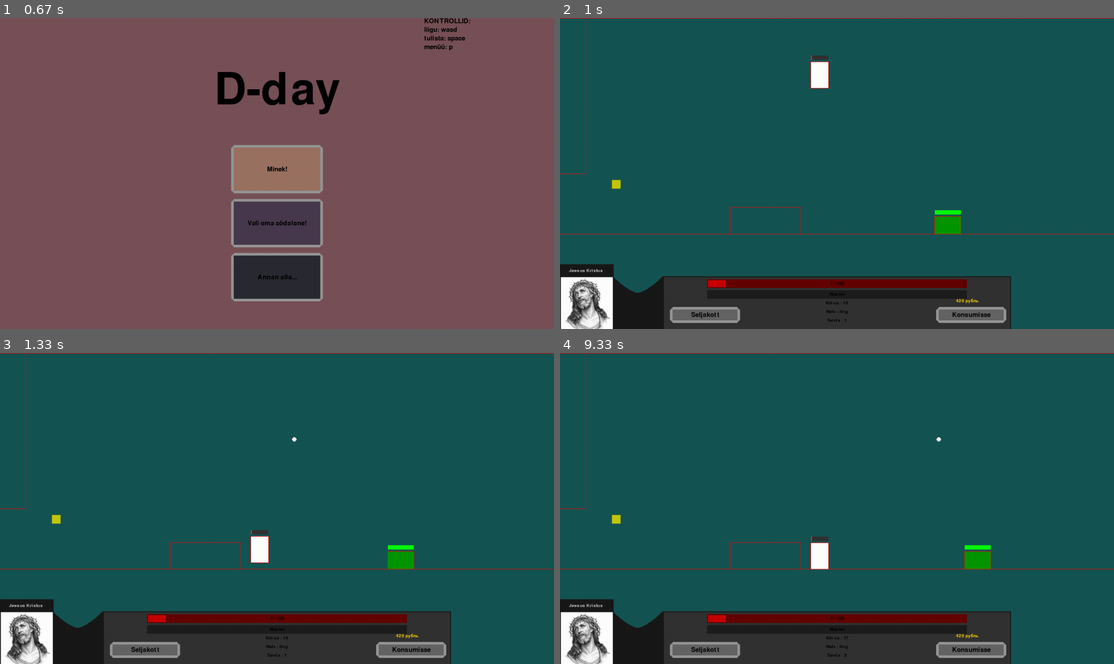
Above: before the commit, frames 1-4 (two rows, left to right).
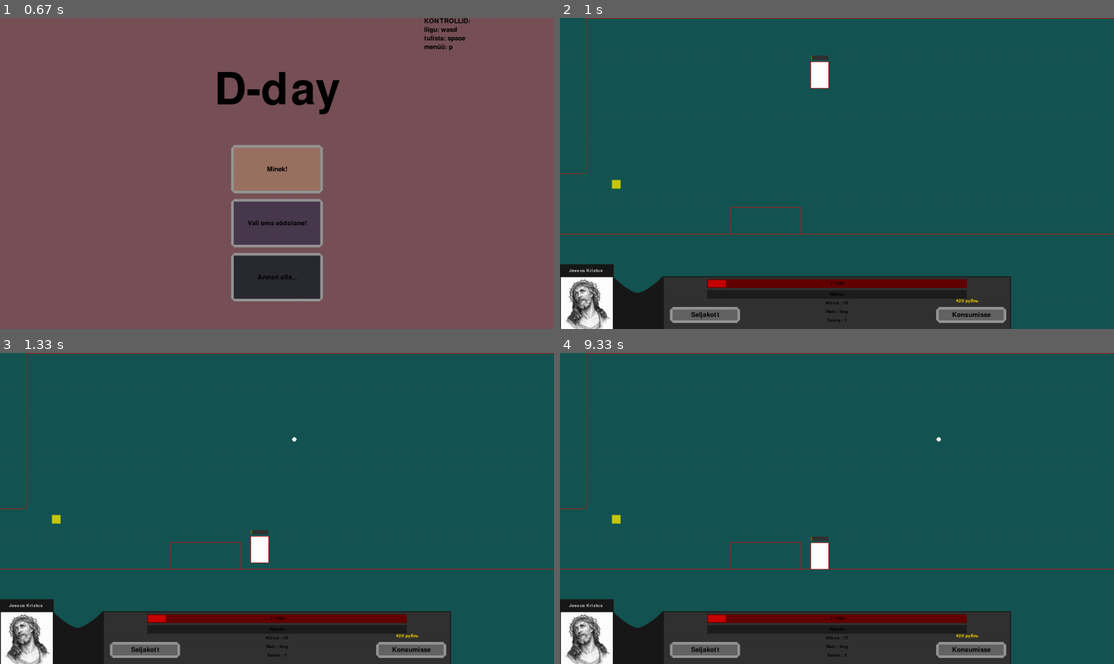
Above: after the commit, the same moments.

Repository: KarupoegPuhh/2020-projekt
Game: pygame game, started from MAIN.py
The game is run twice, just before and just after one commit, with the same random seed, the same clock (stepped at 60 frames per second) and the same inputs.
Inputs (mouse positions are in pixels of both pictures, inside the frame that each line leads up to):
- Up to frame 1 (0.67 s): no input
- Up to frame 2 (1 s): click (814, 185) at 0.88 s
- Up to frame 3 (1.33 s): tap Space at 1.17 s
- Up to frame 4 (9.33 s): click "Seljakott" at 1.55 s; click "Viigipüksid" at 1.88 s; click "Viigipüksid" at 2.22 s; click "Ling" at 2.55 s; click (665, 580) at 2.88 s; click (903, 536) at 3.22 s; click "Sandaalid" at 4.05 s; click (1047, 626) at 4.38 s; click "Viigipüksid" at 5.28 s; click (1036, 483) at 5.62 s; click "Sandaalid" at 6.28 s; click (704, 561) at 6.62 s; click "Ling" at 7.38 s; click (715, 449) at 7.72 s; click "Jätkan!" at 9.12 s

Frame 1 is identical in both runs. In frame 2, 0.4% of the frame differs, in the area x 0-73%, y 0-70%; in frame 3, 0.4%; in frame 4, 0.4%, in the area x 0-78%, y 0-70%.

Commit message:
maailma muutused

Diff:
--- a/ekraanid.py
+++ b/ekraanid.py
@@ -5,44 +5,43 @@
 
 def screenide_loomine():
     return {0:{#korrus
-        1:[Põrand(-17,1296,500,738),Põrand(394,556,438,500),Põrand(-17,59,0,360),Põrand(59,1280,-1,0)],
-        2:[Põrand(-23,1296,500,740),Põrand(0,1280,-1,0)],
-        3:[Põrand(0,1280,500,720),Põrand(820,1114,0,37),Põrand(194,1081,396,500),Põrand(341,991,303,396),Põrand(513,904,217,303),Põrand(618,818,136,217),Põrand(0,643,-1,0),Põrand(1112,1292,-1,0)],
-        4:[Põrand(160,231,429,500),Põrand(506,576,424,500),Põrand(826,1213,427,500),Põrand(0,1280,500,720),Põrand(0,1280,-1,0)],
-        5:[Põrand(81,168,423,500),Põrand(353,461,409,500),Põrand(933,1037,409,500),Põrand(0,1280,500,720),Põrand(1232,1280,0,500),Põrand(0,1280,0,1)],
-        0:[Põrand(-18,1296,500,743),Põrand(1220,1296,0,360)]
+            1:[Põrand(-17,1296,500,738),Põrand(394,556,438,500),Põrand(-17,59,-18,360),Põrand(59,1280,-1,0)],
+            2:[Põrand(-23,1296,500,740),Põrand(0,1280,-1,0)],
+            3:[Põrand(0,1280,500,720),Põrand(820,1114,0,37),Põrand(194,1081,396,500),Põrand(341,991,303,396),Põrand(513,904,217,303),Põrand(618,818,136,217),Põrand(0,643,-1,0),Põrand(1112,1292,-1,0)],
+            4:[Põrand(160,231,429,500),Põrand(506,576,424,500),Põrand(826,1213,427,500),Põrand(0,1280,500,720),Põrand(0,1280,-1,0)],
+            5:[Põrand(81,168,423,500),Põrand(353,461,409,500),Põrand(933,1037,409,500),Põrand(0,1280,500,720),Põrand(1232,1280,0,500),Põrand(0,1280,0,1)],
+            0:[Põrand(-18,1296,500,743),Põrand(1220,1296,-22,360)],
+            -1:[Põrand(-18,1296,500,743),Põrand(0,1280,-49,-1),Põrand(0,47,174,500),Põrand(47,564,174,247),Põrand(564,614,174,374),Põrand(137,203,454,500),Põrand(-50,-1,0,174)]
         },
         1:{#korrus
-        5:[Põrand(0,1280,500,720),Põrand(1204,1280,360,500),Põrand(523,570,0,391),Põrand(290,327,290,360),Põrand(145,290,290,327),Põrand(129,145,290,500),Põrand(0,1280,0,1)],
-        4:[Põrand(0,1280,500,720),Põrand(938,975,288,358),Põrand(975,1120,288,327),Põrand(1120,1136,288,500),Põrand(749,786,290,360),Põrand(604,749,290,327),Põrand(588,604,290,500),Põrand(191,228,288,358),Põrand(228,373,288,327),Põrand(373,389,288,500),Põrand(0,1280,0,1),Põrand(-106,40,96,163)],
-        3:[Põrand(910,1280,500,720),Põrand(0,640,500,720),Põrand(226,799,256,323),Põrand(1134,1374,96,163),Põrand(0,1280,0,1),Põrand(0,15,-9,351),Põrand(820,1114,712,741)],
-        2:[Põrand(-23,1300,500,735),Põrand(0,132,0,360),Põrand(1123,1280,-12,348)],
-        1:[Põrand(-23,1300,500,735),Põrand(0,36,0,500),Põrand(584,638,-16,344),Põrand(1021,1148,305,360),Põrand(713,840,258,313),Põrand(1021,1148,137,192),Põrand(713,840,39,94),Põrand(1148,1280,0,360),Põrand(36,713,-1,0),Põrand(1021,1280,-1,0),Põrand(1021,1148,-43,12)],
-        6:[Põrand(353,473,505,551),Põrand(1031,1151,505,551),Põrand(845,965,360,406),Põrand(487,607,360,406),Põrand(650,770,213,259)]
+            5:[Põrand(0,1280,500,720),Põrand(1204,2280,360,500),Põrand(523,570,0,391),Põrand(290,327,290,360),Põrand(145,290,290,327),Põrand(129,145,290,500),Põrand(0,1280,0,1)],
+            4:[Põrand(0,1280,500,720),Põrand(938,975,288,358),Põrand(975,1120,288,327),Põrand(1120,1136,288,500),Põrand(749,786,290,360),Põrand(604,749,290,327),Põrand(588,604,290,500),Põrand(191,228,288,358),Põrand(228,373,288,327),Põrand(373,389,288,500),Põrand(0,1280,0,1),Põrand(-106,40,96,163)],
+            3:[Põrand(910,1280,500,720),Põrand(0,640,500,720),Põrand(226,799,300,320),Põrand(1134,1374,96,163),Põrand(0,1280,0,1),Põrand(0,15,-9,351),Põrand(820,1114,712,741)],
+            2:[Põrand(-23,1300,500,735),Põrand(0,132,0,360),Põrand(1123,1280,-12,348)],
+            1:[Põrand(0,36,0,500),Põrand(584,638,-16,344),Põrand(959,1148,305,360),Põrand(638,840,258,313),Põrand(1005,1148,137,192),Põrand(713,878,52,107),Põrand(1148,1280,-7,360),Põrand(36,713,-27,0),Põrand(1021,1280,-27,-1),Põrand(-23,1300,500,735),Põrand(638,713,-7,107)],
+            6:[Põrand(353,473,505,551),Põrand(1031,1151,505,551),Põrand(845,965,360,406),Põrand(487,607,360,406),Põrand(650,770,213,259),Põrand(-31,96,360,500),Põrand(0,1280,0,1)]
         },
         2:{
-        5:[Põrand(0,1280,500,720),Põrand(1204,1280,360,500),Põrand(523,570,0,391),Põrand(290,327,290,360),Põrand(145,290,290,327),Põrand(129,145,290,500),Põrand(0,1280,0,1)],
-        4:[Põrand(0,1280,500,720),Põrand(938,975,288,358),Põrand(975,1120,288,327),Põrand(1120,1136,288,500),Põrand(749,786,290,360),Põrand(604,749,290,327),Põrand(588,604,290,500),Põrand(191,228,288,358),Põrand(228,373,288,327),Põrand(373,389,288,500),Põrand(0,1280,0,1),Põrand(-106,40,96,163)],
-        3:[Põrand(910,1280,500,720),Põrand(0,640,500,720),Põrand(226,799,256,323),Põrand(1134,1374,96,163),Põrand(0,1280,0,1),Põrand(0,15,-9,351),Põrand(820,1114,712,741)],
-        2:[Põrand(-23,1300,500,735),Põrand(0,132,0,360),Põrand(1123,1280,-12,348)],
-        1:[Põrand(-23,1300,500,735),Põrand(0,36,0,500),Põrand(584,638,-16,344),Põrand(1021,1148,305,360),Põrand(713,840,258,313),Põrand(1021,1148,137,192),Põrand(713,840,39,94),Põrand(1148,1280,0,360),Põrand(36,713,-1,0),Põrand(1021,1280,-1,0),Põrand(1021,1148,-43,12)],
-        6:[Põrand(353,473,505,551),Põrand(1031,1151,505,551),Põrand(845,965,360,406),Põrand(487,607,360,406),Põrand(650,770,213,259)]
-        },
+            5:[Põrand(-23,1300,500,735),Põrand(1233,1280,0,500),Põrand(810,1233,417,500),Põrand(1081,1233,168,251),Põrand(919,1233,334,417),Põrand(1009,1233,251,334),Põrand(1153,1233,85,168),Põrand(96,687,298,360),Põrand(371,405,0,298),Põrand(0,1058,0,1)],
+            4:[Põrand(223,1546,501,736),Põrand(0,223,640,720),Põrand(-678,115,501,541),Põrand(96,1183,298,360),Põrand(0,1280,0,1),Põrand(-80,12,-13,501)],
+            3:[Põrand(-968,355,500,735),Põrand(696,730,201,243),Põrand(565,696,219,243),Põrand(550,565,115,243),Põrand(353,989,400,423),Põrand(353,1280,640,720),Põrand(487,1280,500,540),Põrand(431,884,317,328),Põrand(884,925,115,328),Põrand(317,353,93,758),Põrand(1142,1280,-14,500),Põrand(353,961,93,115),Põrand(187,317,360,400),Põrand(187,317,198,238),Põrand(0,1144,-20,-1),Põrand(-18,85,-13,115)],
+            2:[Põrand(0,133,501,784),Põrand(0,133,501,784),Põrand(205,352,322,398),Põrand(853,949,430,501),Põrand(1125,1335,500,801),Põrand(0,133,-167,116),Põrand(1125,1295,-184,116),Põrand(544,640,322,393)],
+            1:[Põrand(1020,1147,665,719),Põrand(0,713,501,784),Põrand(1147,1280,501,784),Põrand(714,1003,501,534),Põrand(0,36,-19,501),Põrand(594,714,360,501),Põrand(172,363,233,273),Põrand(363,400,174,273),Põrand(36,154,326,370),Põrand(154,172,233,370),Põrand(4,1280,-33,-1),Põrand(1147,1280,-163,120)]},
         3:{
-        5:[Põrand(-23,906,500,735),Põrand(906,1054,667,720),Põrand(1233,1280,0,720),Põrand(288,653,338,400),Põrand(0,77,125,500),Põrand(653,720,0,400),Põrand(77,447,125,155),Põrand(447,499,80,155),Põrand(582,653,193,238),Põrand(236,288,293,400),Põrand(0,1280,0,1)],
-        4:[Põrand(-980,343,500,735),Põrand(1126,1280,125,670),Põrand(266,343,125,500),Põrand(948,1025,0,175),Põrand(343,1025,300,350),Põrand(343,1280,670,720),Põrand(458,1126,500,551),Põrand(458,948,125,175),Põrand(0,1280,0,1),Põrand(0,13,-9,362)],
-        3:[Põrand(-23,1300,500,735),Põrand(1048,1240,310,360),Põrand(999,1048,310,500),Põrand(0,40,0,385),Põrand(40,219,150,200),Põrand(192,820,101,151),Põrand(820,874,101,385),Põrand(141,695,335,385),Põrand(282,323,385,500),Põrand(499,540,233,335),Põrand(0,1280,0,1),Põrand(1240,1280,1,360)],
-        2:[Põrand(1125,1280,501,801),Põrand(0,133,501,784),Põrand(566,713,180,256),Põrand(203,350,463,539),Põrand(350,434,0,325),Põrand(820,916,325,396),Põrand(566,713,604,680),Põrand(0,1280,0,1),Põrand(1259,1280,0,385)],
-        1:[Põrand(-23,1300,500,735),Põrand(0,36,1,501),Põrand(0,1280,0,1)]
+            5:[Põrand(-23,906,500,735),Põrand(906,1054,667,720),Põrand(1233,1280,0,720),Põrand(288,653,338,400),Põrand(0,77,125,500),Põrand(653,720,0,400),Põrand(77,447,125,155),Põrand(447,499,80,155),Põrand(582,653,193,238),Põrand(236,288,293,400),Põrand(0,1280,0,1)],
+            4:[Põrand(-980,343,500,735),Põrand(1126,1280,125,670),Põrand(266,343,125,500),Põrand(948,1025,0,175),Põrand(343,1025,300,350),Põrand(343,1280,670,720),Põrand(458,1126,500,551),Põrand(458,948,125,175),Põrand(0,1280,0,1),Põrand(0,13,-9,362),Põrand(119,266,315,360),Põrand(13,160,153,198)],
+            3:[Põrand(-48,1300,500,735),Põrand(1048,1240,310,360),Põrand(999,1048,310,500),Põrand(-30,40,-9,385),Põrand(40,219,151,200),Põrand(192,820,101,151),Põrand(820,874,101,385),Põrand(141,695,335,385),Põrand(282,323,385,500),Põrand(499,540,233,335),Põrand(40,1280,-54,0),Põrand(1240,1280,1,360)],
+            2:[Põrand(1125,1344,500,801),Põrand(-73,133,500,784),Põrand(566,713,180,256),Põrand(203,350,463,539),Põrand(350,434,0,325),Põrand(820,916,325,396),Põrand(566,713,604,680),Põrand(0,1280,-39,-1),Põrand(1259,1323,0,385)],
+            1:[Põrand(-23,1329,500,735),Põrand(0,36,-25,500),Põrand(0,1280,-42,-1)]
         }
         }
 
 def vastaste_loomine():
     return {0:{#korrus
         0:[Vampiir(200, 500, 75, 50, 5, 8, 3, (200,0,0), 300, 0.1), Preester(100, 500, 50, 50, 4, 2, 1, (50,50,50), 2, 3, 0.5)],
-        1:[Zombie(860, 500, 60, 40, 3, 10, 5, (0,150,0), 280)],
+        1:[],
         2:[Jälitaja(900, 250, 40, 40, 6, 20, 1,(0,0,200))],
-        3:[Lind(700, 100, 50, 50, 6, 10, 1, (200,200,200), 400, 5, 200)]
+        3:[]
         }
         }
 
--- a/maailm.py
+++ b/maailm.py
@@ -33,7 +33,7 @@
         pg.display.update()
 
 def võit():
-    if len(vastased_ekraanis[0][1]) == 0 and len(rahad) == 0:
+    if len(vastased_ekraanis[0][0]) == 0 and len(rahad) == 0:
         TextSurf, TextRect = text_objects("VÕIT!", largeText)
         TextRect.center = ((laius // 2), (100))
         aken.blit(TextSurf, TextRect)
